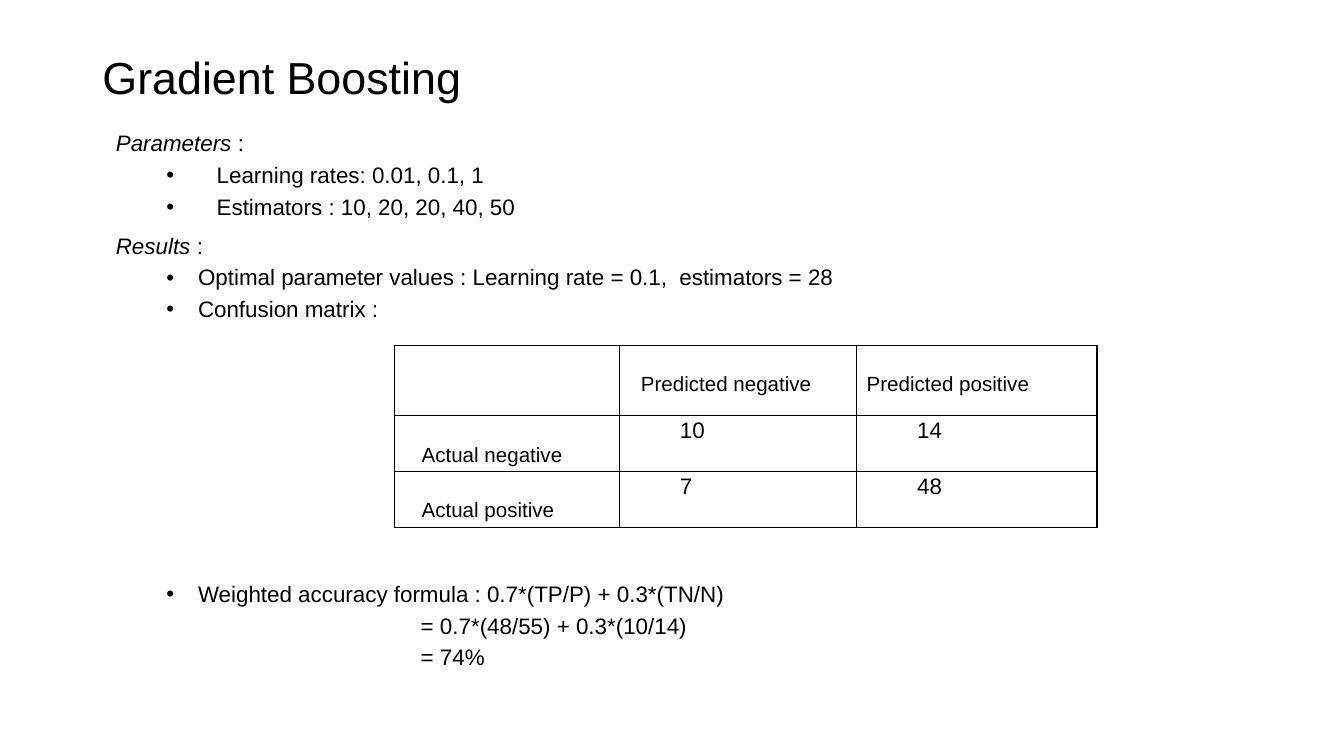
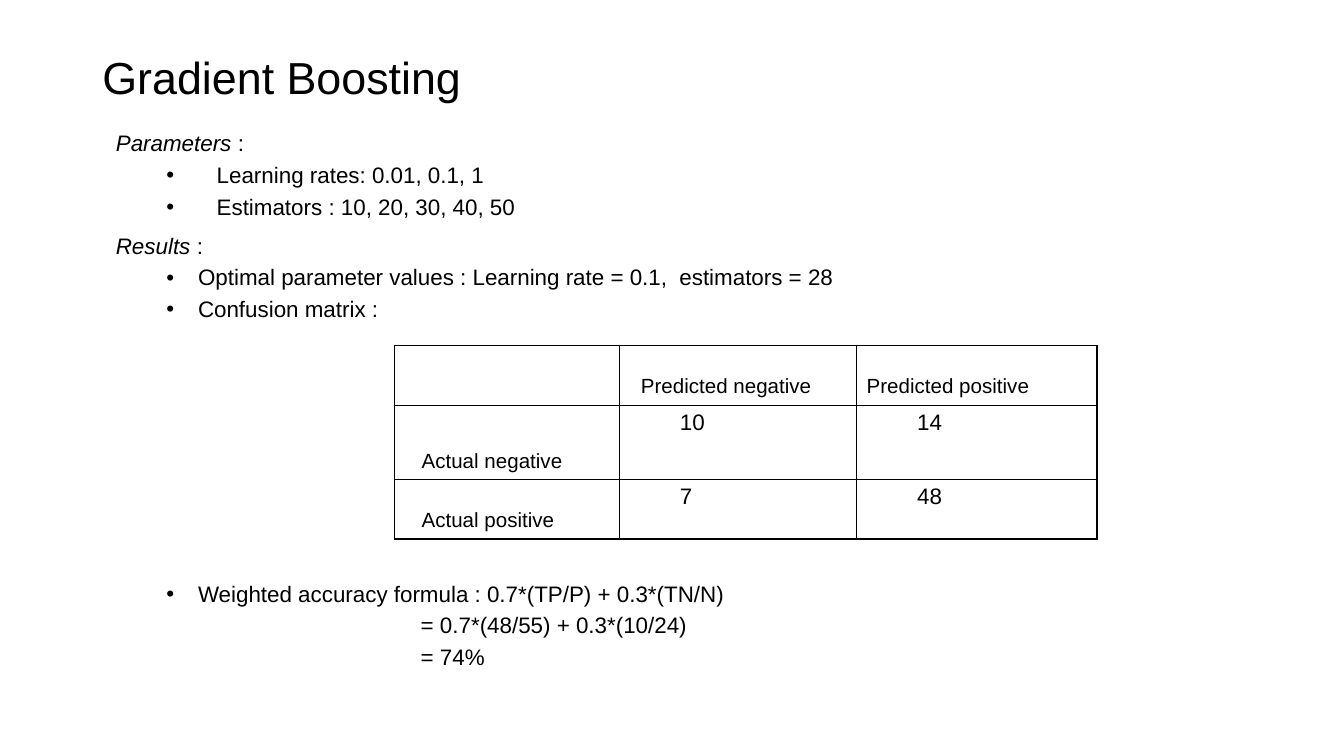
Before and after one commit to yaswanthkoravi/SMAI-Project, a slide deck: slide 35 of presentation.pptx. Drawn at 1344x756 pixels with LibreOffice and Linux fonts; fonts in the diff are those of the drawing. Boxes give left, top, right and bottom in pixels: in the first picture for what was removed or moved away, otherwise in the second. Text is boxed around its words. In the diff, an @@ line names an element or a change of style, - is before the commit and + after.

```diff
--- a/presentation.pptx
+++ b/presentation.pptx
@@ text at <box>217,166,485,665</box>: indent changed; list level 2 to 1 in "= 74%" @@
@@ text at <box>217,198,515,218</box>: text changed @@
-  • Estimators : 10, 20, 20, 40, 50
+  • Estimators : 10, 20, 30, 40, 50
@@ table at <box>395,345,1097,536</box> @@
@@ list level 2 to 1 in "10" @@
@@ list level 2 to 1 in "14" @@
@@ list level 2 to 1 in "7" @@
@@ list level 2 to 1 in "48" @@
@@ borders changed @@
@@ text at <box>440,616,687,638</box>: text changed @@
-  = 0.7*(48/55) + 0.3*(10/14)
+= 0.7*(48/55) + 0.3*(10/24)
```
Also in this commit, not shown: 14 other slides changed, 2 other files.
